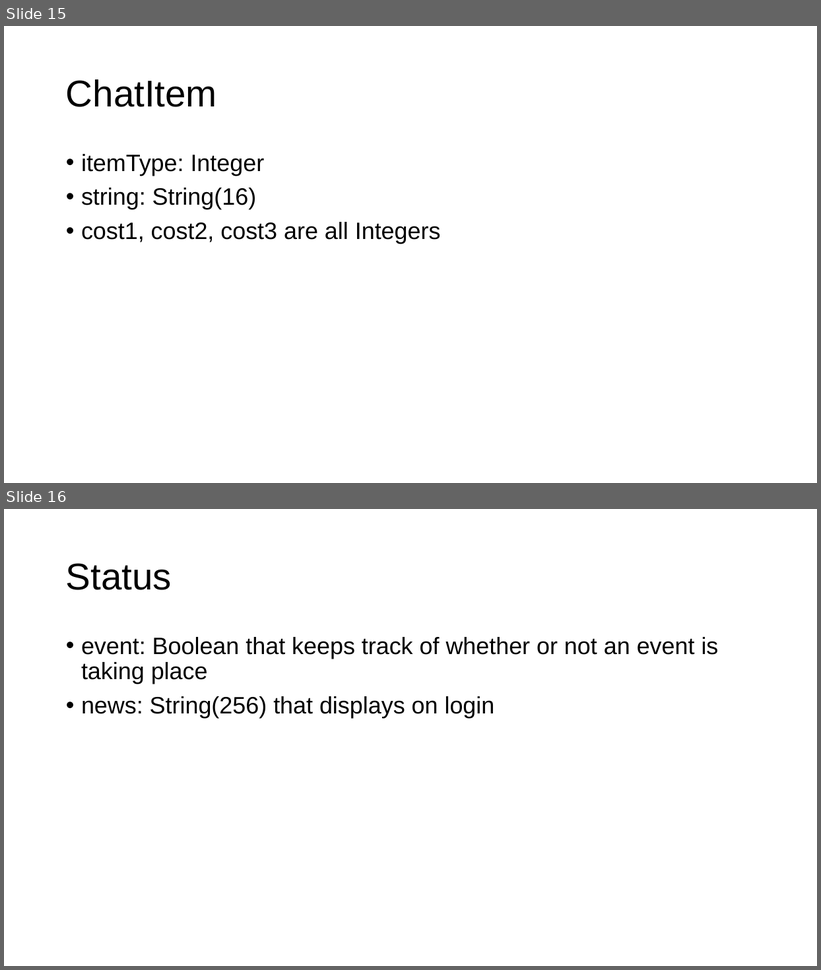
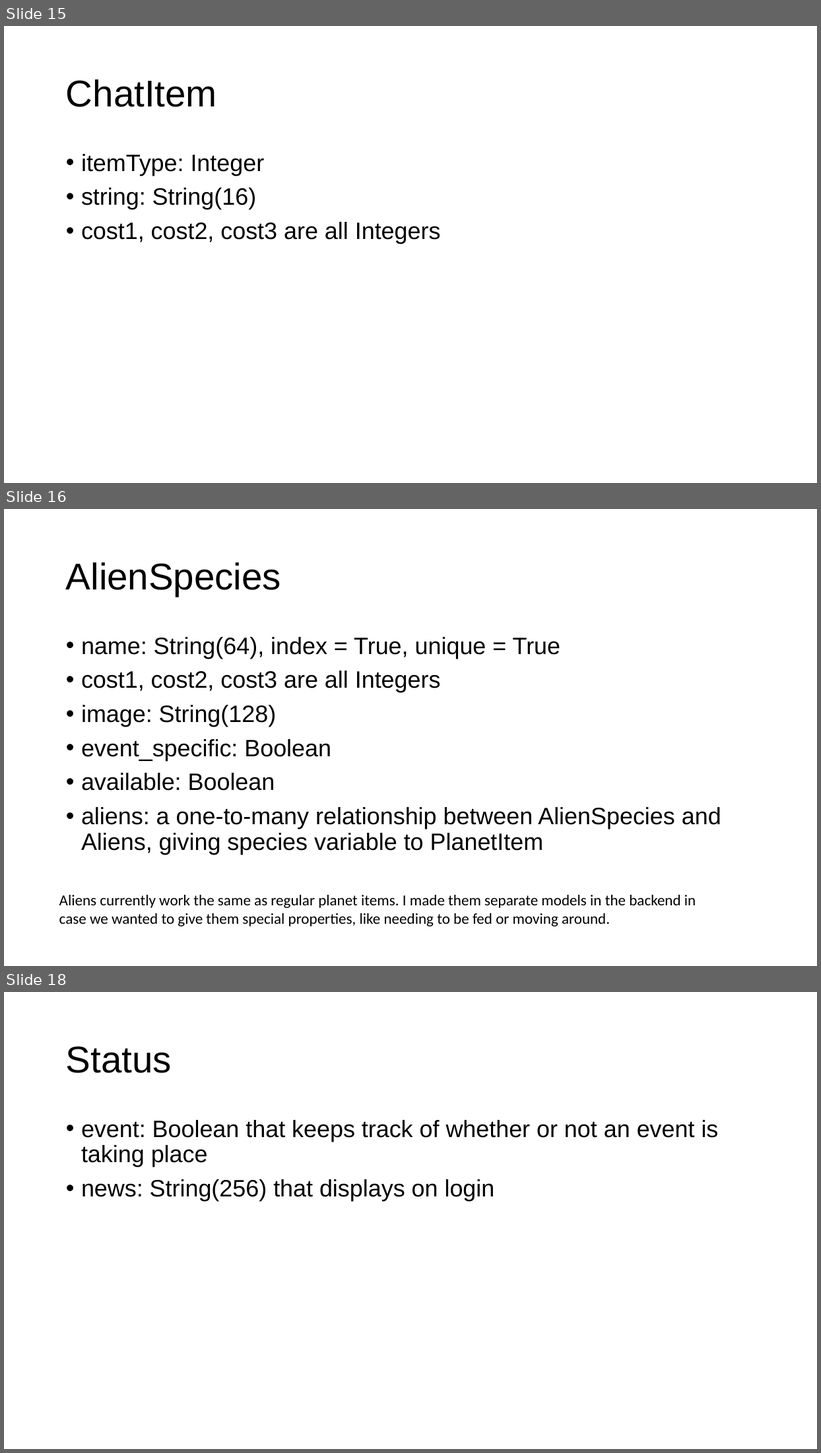
Before and after one commit to gmfk07/iu2018-backend, a slide deck: iu-spec-backend.pptx. Shown one above the other, each under a label of ours: slides 15 and 16 before the commit, slides 15, 16 and 18 after it; the slides between them are not shown. The pictures are 821x970 and 821x1453 pixels, drawn with LibreOffice and Linux fonts; fonts in the diff are those of the drawing. Boxes give left, top, right and bottom in pixels: in the first picture for what was removed or moved away, otherwise in the second. Text is boxed around its words. In the diff, an @@ line names an element or a change of style, - is before the commit and + after.

Commit message:
Added alien features

```diff
--- a/iu-spec-backend.pptx
+++ b/iu-spec-backend.pptx
@@ slide 16 added at [4, 509, 817, 966], background #FFFFFF @@
@@ title added at [66, 562, 281, 596], 44 pt, text #000000 @@
+AlienSpecies
@@ text added at [81, 637, 721, 855], 28 pt, text #000000 @@
+• name: String(64), index = True, unique = True
+• cost1, cost2, cost3 are all Integers
+• image: String(128)
+• event_specific: Boolean
+• available: Boolean
+• aliens: a one-to-many relationship between AlienSpecies and Aliens, giving species variable to PlanetItem
@@ text added at [59, 895, 696, 927], 18 pt, text #000000 @@
+Aliens currently work the same as regular planet items. I made them separate models in the backend in case we wanted to give them special properties, like needing to be fed or moving around.
@@ what was slide 16 is now slide 18 @@
```
Also in this commit, not shown: 3 other slides added, 4 other files.
